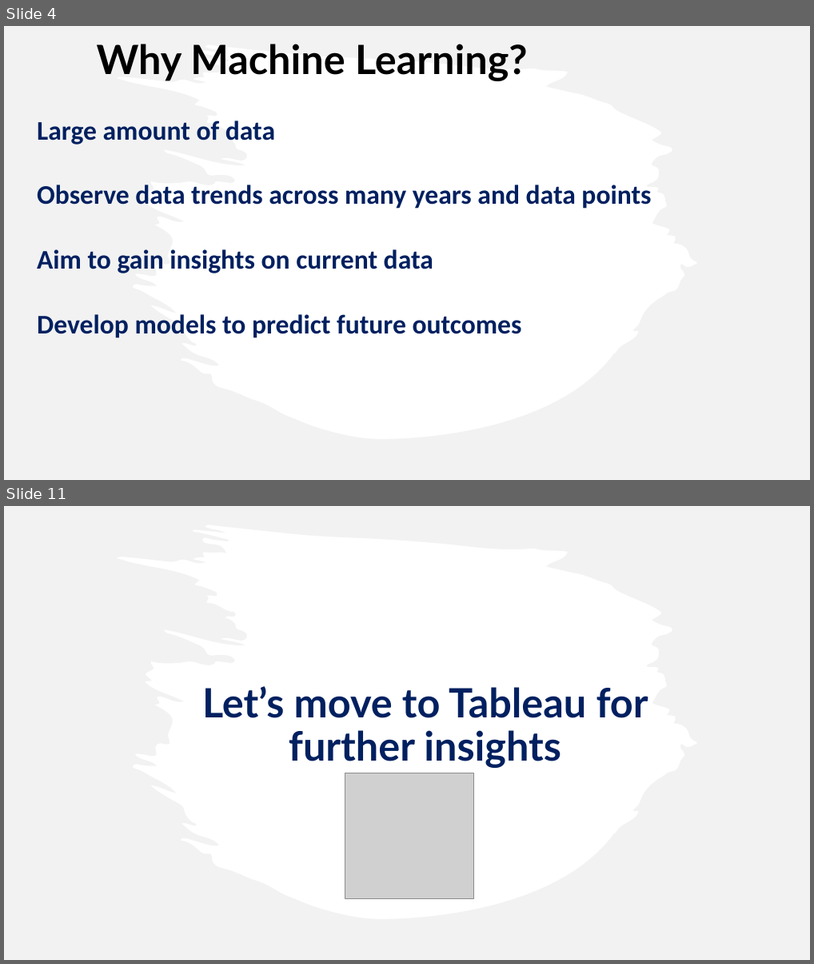
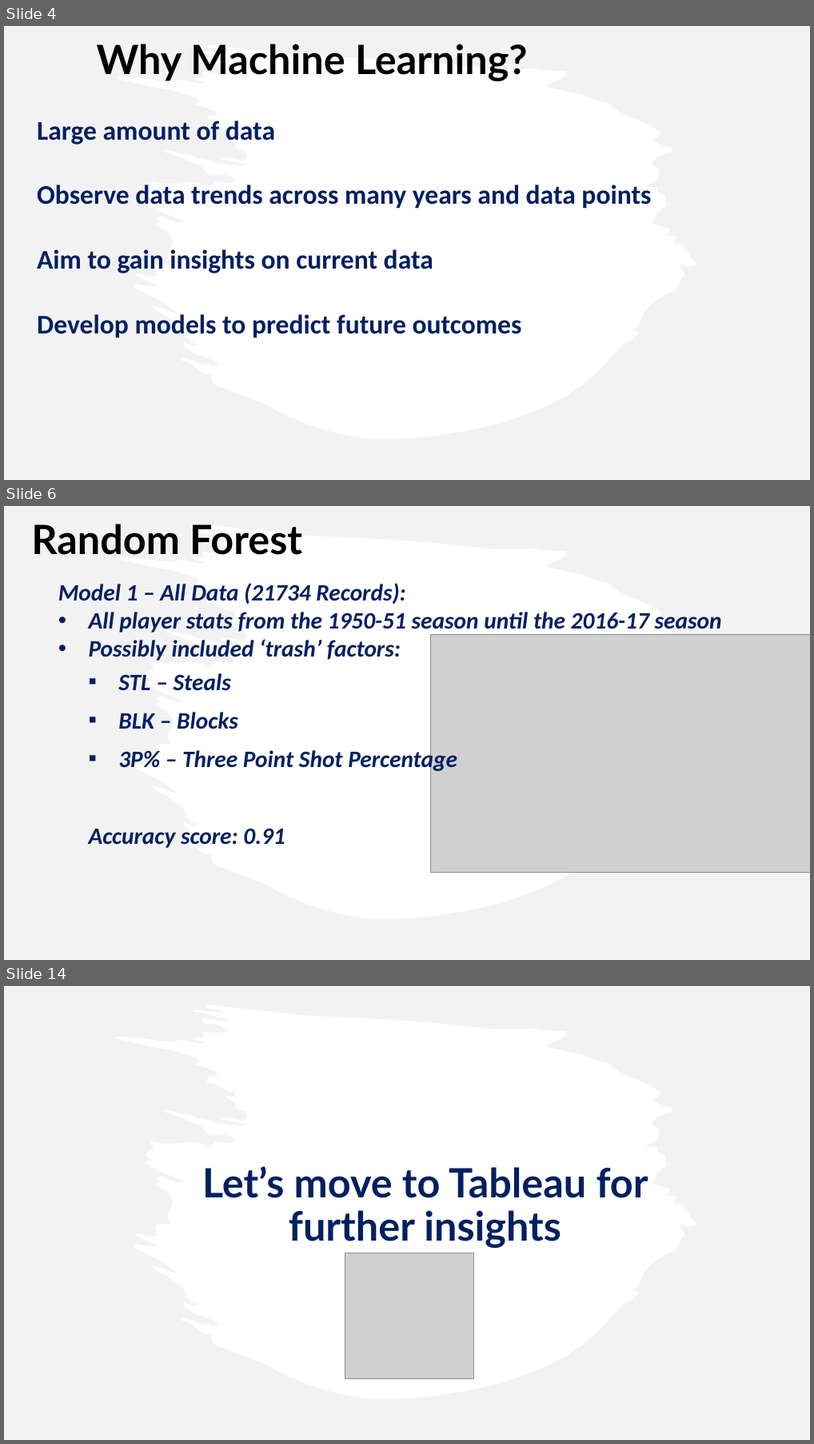
Before and after one commit to caitbeatty/nba_machine_learning, a slide deck: NBAPresentation.pptx. Shown one above the other, each under a label of ours: slides 4 and 11 before the commit, slides 4, 6 and 14 after it; the slides between them are not shown. The pictures are 814x964 and 814x1444 pixels, drawn with LibreOffice and Linux fonts; fonts in the diff are those of the drawing; grey boxes stand for pictures. Boxes give left, top, right and bottom in pixels: in the first picture for what was removed or moved away, otherwise in the second. Text is boxed around its words. In the diff, an @@ line names an element or a change of style, - is before the commit and + after.

Commit message:
Power Point slides added

```diff
--- a/NBAPresentation.pptx
+++ b/NBAPresentation.pptx
@@ slide 6 added at box(4, 506, 810, 960), background #FFFFFF @@
@@ freeform shape added at box(4, 506, 810, 960), fill #E7E6E6 at 50% opacity @@
@@ text added at box(31, 524, 302, 555), 48 pt, text #000000, bold @@
+Random Forest
@@ text added at box(58, 583, 722, 848), 28 pt, text #002060, bold, italic @@
+Model 1 – All Data (21734 Records):
+• All player stats from the 1950-51 season until the 2016-17 season
+• Possibly included ‘trash’ factors:
+  ▪ STL – Steals
+  ▪ BLK – Blocks
+  ▪ 3P% – Three Point Shot Percentage
+  Accuracy score: 0.91
@@ picture added at box(431, 634, 810, 872) @@
@@ what was slide 11 is now slide 14 @@
```
Also in this commit, not shown: 3 slides changed, 5 other slides added, 3 slides removed, 2 other files.
